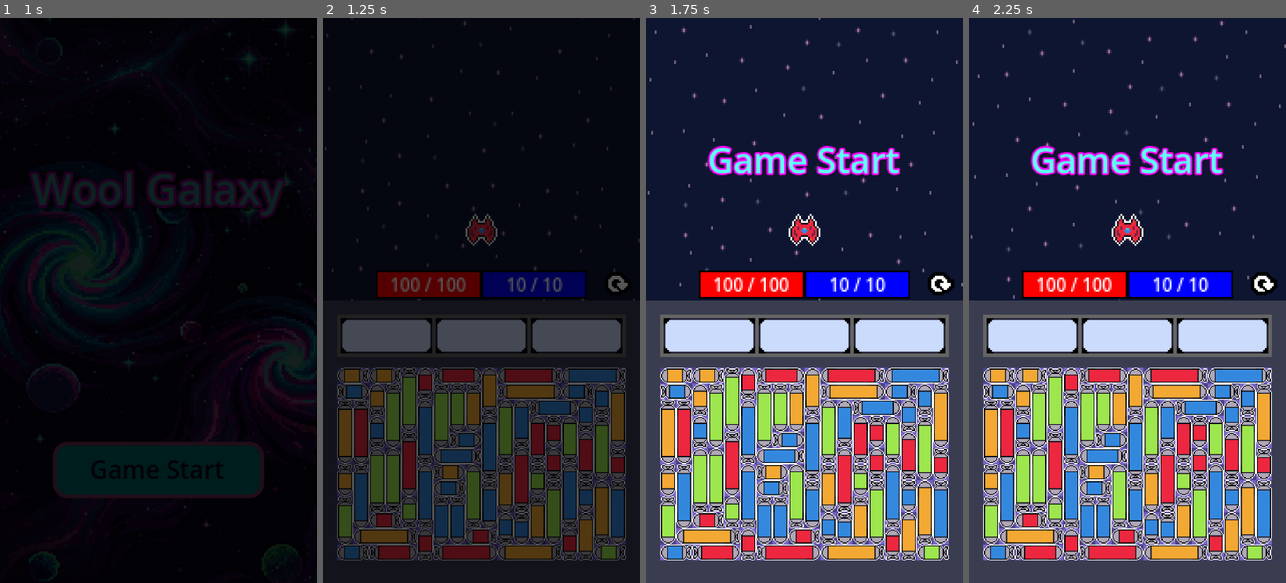
Above: before the commit, frames 1-4 (left to right).
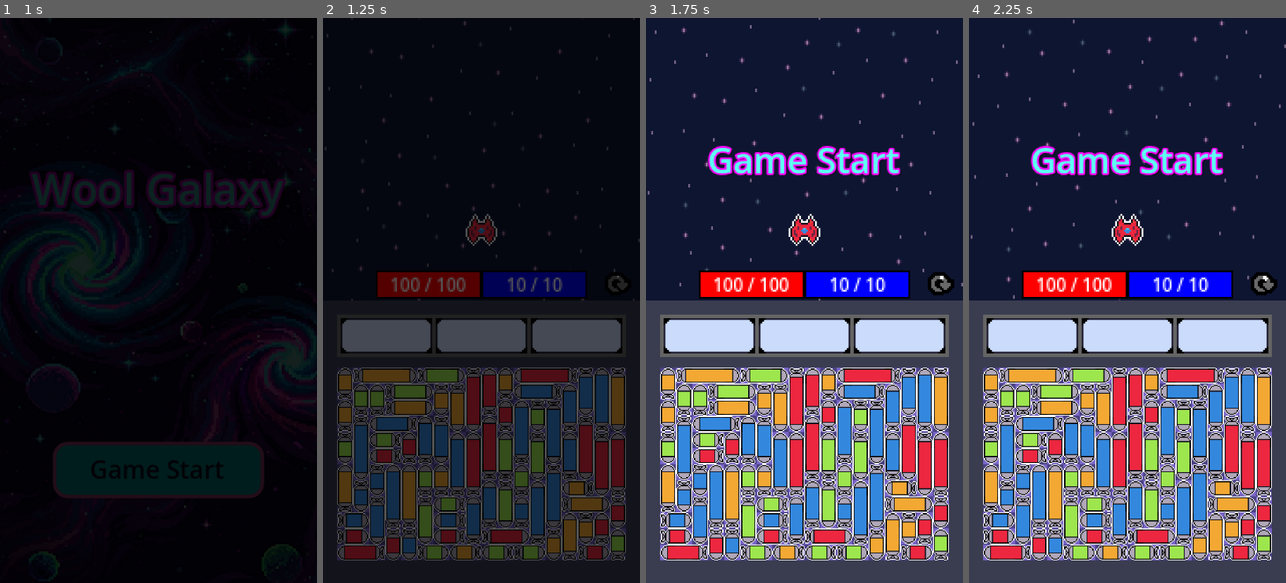
Above: after the commit, the same moments.

Repository: ZoNaDak/GalaxyPuzzleShooter_ProtoType
Game: Godot game, scene res://game/scenes/title/title_scene.tscn
The game is run twice, just before and just after one commit, with the same random seed, the same clock (stepped at 60 frames per second) and the same inputs.
Inputs (mouse positions are in pixels of both pictures, inside the frame that each line leads up to):
- Up to frame 1 (1 s): click "Game Start" at 0.5 s
- Up to frame 2 (1.25 s): no input
- Up to frame 3 (1.75 s): click (940, 283) at 1.25 s
- Up to frame 4 (2.25 s): tap Enter at 2 s; move the mouse to (1000, 373) at 2.02 s; tap 2 at 2.1 s; click (1000, 373) at 2.17 s

Frame 1 is identical in both runs. In frame 2, 22% of the frame differs, in the area x 4-97%, y 45-96%; in frame 3, 24%; in frame 4, 24%.

Commit message:
Add ResetButton Logic

Diff:
--- a/wool-galaxy-proto/game/characters/character.gd
+++ b/wool-galaxy-proto/game/characters/character.gd
@@ -43,5 +43,6 @@
 func die() -> void:
 	state = StateType.DEAD
 	visible = false
+	process_mode = Node.PROCESS_MODE_DISABLED
 
 #endregion
--- a/wool-galaxy-proto/game/scenes/main/flow/main_flow_context.gd
+++ b/wool-galaxy-proto/game/scenes/main/flow/main_flow_context.gd
@@ -9,6 +9,7 @@
 var projectile_service: ProjectileService
 var missile_slot_board: MissileSlotBoard
 var missile_puzzle_board: MissilePuzzleBoard
+var reset_button: ResetButton
 var game_start_text: Control
 var stage_clear_text: Control
 var game_over_text: Control
@@ -26,6 +27,7 @@
 	projectile_service: ProjectileService,
 	missile_slot_board: MissileSlotBoard,
 	missile_puzzle_board: MissilePuzzleBoard,
+	reset_button: ResetButton,
 	game_start_text: Control,
 	stage_clear_text: Control,
 	game_over_text: Control,
@@ -36,6 +38,7 @@
 	self.projectile_service = projectile_service
 	self.missile_slot_board = missile_slot_board
 	self.missile_puzzle_board = missile_puzzle_board
+	self.reset_button = reset_button
 	self.game_start_text = game_start_text
 	self.stage_clear_text = stage_clear_text
 	self.game_over_text = game_over_text
--- a/wool-galaxy-proto/game/scenes/main/flow/states/setup_stage_flow_state.gd
+++ b/wool-galaxy-proto/game/scenes/main/flow/states/setup_stage_flow_state.gd
@@ -22,6 +22,7 @@
 		_context.player_ui.set_cur_mp)
 	_context.player.initialize(player_callable_context)
 	_context.player_ui.initialize(_context.player.player_data)
+	_context.reset_button.initialize()
 	_context.missile_slot_board.initialize()
 
 	var missile_puzzle_callable_context := MissilePuzzleCallableContext.new()
@@ -30,7 +31,9 @@
 		_context.player.player_data.reserve_missile_slot,
 		_context.player.player_data.unreserve_missile_slot,
 		_context.player.player_data.equip_missile)
-	_context.missile_puzzle_board.initialize(missile_puzzle_callable_context)
+	_context.missile_puzzle_board.initialize(
+		_context.reset_button,
+		missile_puzzle_callable_context)
 	_context.missile_puzzle_board.set_input_enable(false)
 
 	_context.player.player_data.on_equip_missile.connect(
--- a/wool-galaxy-proto/game/scenes/main/main_scene.gd
+++ b/wool-galaxy-proto/game/scenes/main/main_scene.gd
@@ -13,7 +13,7 @@
 @export var _enemy_service: EnemyService
 @export var _projectile_service: ProjectileService
 
-@export var _reset_button: Button
+@export var _reset_button: ResetButton
 
 @export var _missile_slot_board: MissileSlotBoard
 @export var _missile_puzzle_board: MissilePuzzleBoard
@@ -51,6 +51,7 @@
 	context.initialize(_player, _player_ui,
 		_enemy_service, _projectile_service,
 		_missile_slot_board, _missile_puzzle_board,
+		_reset_button,
 		_game_start_text, _stage_clear_text, _game_over_text,
 		_stage_config)
 
--- a/wool-galaxy-proto/game/scenes/main/main_scene.tscn
+++ b/wool-galaxy-proto/game/scenes/main/main_scene.tscn
@@ -8,24 +8,10 @@
 [ext_resource type="PackedScene" uid="uid://dburoiggif5h" path="res://game/ui/missile_slot/missile_slot_board.tscn" id="3_owm1g"]
 [ext_resource type="PackedScene" uid="uid://lnqpbeq7glha" path="res://game/characters/player/player.tscn" id="3_poqg5"]
 [ext_resource type="PackedScene" uid="uid://bq76q3cjshmr0" path="res://game/ui/player_ui.tscn" id="4_i3qem"]
-[ext_resource type="Texture2D" uid="uid://ck6hx5yqbhiai" path="res://assets/art/UI/Icon/reset.png" id="4_mgx4w"]
 [ext_resource type="Script" uid="uid://bqyot2gdwdw45" path="res://game/services/enemy_service.gd" id="5_3m0lk"]
 [ext_resource type="Script" uid="uid://cnvo86l7fr8p7" path="res://game/services/projectile_service.gd" id="7_ol8lf"]
 [ext_resource type="PackedScene" uid="uid://pkqx1hawwdqv" path="res://game/ui/missile_puzzle/missile_puzzle_pieces/missile_puzzle_piece.tscn" id="9_by1y7"]
-
-[sub_resource type="StyleBoxTexture" id="StyleBoxTexture_mgx4w"]
-
-[sub_resource type="StyleBoxFlat" id="StyleBoxFlat_i3qem"]
-corner_radius_top_left = 4
-corner_radius_top_right = 4
-corner_radius_bottom_right = 4
-corner_radius_bottom_left = 4
-
-[sub_resource type="StyleBoxTexture" id="StyleBoxTexture_i3qem"]
-
-[sub_resource type="StyleBoxTexture" id="StyleBoxTexture_by1y7"]
-
-[sub_resource type="StyleBoxTexture" id="StyleBoxTexture_3m0lk"]
+[ext_resource type="PackedScene" uid="uid://csjmag1couymw" path="res://game/ui/reset_button.tscn" id="9_ol8lf"]
 
 [node name="MainScene" type="Node" node_paths=PackedStringArray("_main_flow", "_player", "_player_ui", "_enemy_service", "_projectile_service", "_reset_button", "_missile_slot_board", "_missile_puzzle_board", "_game_start_text", "_stage_clear_text", "_game_over_text")]
 script = ExtResource("1_lxwxr")
@@ -34,7 +20,7 @@
 _player_ui = NodePath("Canvas/VBoxContainer/Control/GameViewportContainer/GameViewport/CanvasLayer/Control/PlayerUI")
 _enemy_service = NodePath("Canvas/VBoxContainer/Control/GameViewportContainer/GameViewport/GameView/EnemyService")
 _projectile_service = NodePath("Canvas/VBoxContainer/Control/GameViewportContainer/GameViewport/GameView/ProjectileService")
-_reset_button = NodePath("Canvas/VBoxContainer/Control/GameViewportContainer/GameViewport/CanvasLayer/Control/Reset/ResetButton")
+_reset_button = NodePath("Canvas/VBoxContainer/Control/GameViewportContainer/GameViewport/CanvasLayer/Control/Reset")
 _missile_slot_board = NodePath("Canvas/VBoxContainer/BottomUI/MarginContainer/VBoxContainer/MissileSlotBoard")
 _missile_puzzle_board = NodePath("Canvas/VBoxContainer/BottomUI/MarginContainer/VBoxContainer/MissilePuzzleBoard")
 _game_start_text = NodePath("Canvas/VBoxContainer/Control/GameStateTextUI/MarginContainer/GameStartText")
@@ -137,44 +123,8 @@
 [node name="PlayerUI" parent="Canvas/VBoxContainer/Control/GameViewportContainer/GameViewport/CanvasLayer/Control" instance=ExtResource("4_i3qem")]
 layout_mode = 1
 
-[node name="Reset" type="Control" parent="Canvas/VBoxContainer/Control/GameViewportContainer/GameViewport/CanvasLayer/Control"]
-custom_minimum_size = Vector2(18, 18)
-layout_mode = 1
-anchors_preset = 6
-anchor_left = 1.0
-anchor_top = 0.5
-anchor_right = 1.0
-anchor_bottom = 0.5
-offset_left = -22.0
-offset_top = -9.0
-offset_right = -4.0
-offset_bottom = 9.0
-grow_horizontal = 0
-grow_vertical = 2
-
-[node name="ResetButton" type="Button" parent="Canvas/VBoxContainer/Control/GameViewportContainer/GameViewport/CanvasLayer/Control/Reset"]
-custom_minimum_size = Vector2(16, 16)
-layout_mode = 1
-anchors_preset = 8
-anchor_left = 0.5
-anchor_top = 0.5
-anchor_right = 0.5
-anchor_bottom = 0.5
-offset_left = -8.0
-offset_top = -8.0
-offset_right = 8.0
-offset_bottom = 8.0
-grow_horizontal = 2
-grow_vertical = 2
-theme_override_constants/outline_size = 0
-theme_override_constants/h_separation = 0
-theme_override_icons/icon = ExtResource("4_mgx4w")
-theme_override_styles/normal = SubResource("StyleBoxTexture_mgx4w")
-theme_override_styles/pressed = SubResource("StyleBoxFlat_i3qem")
-theme_override_styles/hover = SubResource("StyleBoxTexture_i3qem")
-theme_override_styles/disabled = SubResource("StyleBoxTexture_by1y7")
-theme_override_styles/focus = SubResource("StyleBoxTexture_3m0lk")
-icon_alignment = 1
+[node name="Reset" parent="Canvas/VBoxContainer/Control/GameViewportContainer/GameViewport/CanvasLayer/Control" instance=ExtResource("9_ol8lf")]
+layout_mode = 1
 
 [node name="GameStateTextUI" type="Control" parent="Canvas/VBoxContainer/Control"]
 anchors_preset = 0
--- a/wool-galaxy-proto/game/ui/missile_puzzle/missile_puzzle_board/missile_puzzle_board.gd
+++ b/wool-galaxy-proto/game/ui/missile_puzzle/missile_puzzle_board/missile_puzzle_board.gd
@@ -9,8 +9,10 @@
 const GRID_WIDTH := Consts.MISSILE_PUZZLE_BOARD_GRID_WIDTH
 const GRID_HEIGHT := Consts.MISSILE_PUZZLE_BOARD_GRID_HEIGHT
 
-const MAX_BACKTRACK_COUNT := 10000
-const MAX_RETRY_COUNT := 100
+const MAX_BACKTRACK_COUNT := 5000
+const MAX_RETRY_COUNT := 1000
+
+const RESET_COOLTIME = 10.0;
 
 #endregion
 
@@ -25,6 +27,9 @@
 
 var _backtrack_count := 0
 
+var _reset_button: ResetButton
+var _cur_reset_cooltime = 0.0;
+
 #region Callable
 
 var _callable_context: MissilePuzzleCallableContext
@@ -38,19 +43,33 @@
 func _ready():
 	if DebugUtils.try_center_if_root(self) \
 		or Engine.is_editor_hint():
-		initialize(MissilePuzzleCallableContext.new())
-
-func initialize(callable_context: MissilePuzzleCallableContext):
+		initialize(null, MissilePuzzleCallableContext.new())
+
+func initialize(reset_button: ResetButton,
+	callable_context: MissilePuzzleCallableContext):
 	if not Engine.is_editor_hint():
 		resized.connect(_on_resized)
 
 	_callable_context = callable_context
 
+	_cur_reset_cooltime = RESET_COOLTIME
+	_reset_button = reset_button
+	_reset_button.set_on_pressed_callable(reset_board)
+	refresh_reset_cooltime_ui()
+
 	_initialize_grid()
 	_update_layout()
 
 	if not Engine.is_editor_hint():
 		_setup_missile_puzzle_board()
+
+func _process(delta: float) -> void:
+	if Engine.is_editor_hint():
+		return
+
+	if _cur_reset_cooltime > 0:
+		_cur_reset_cooltime -= delta
+		refresh_reset_cooltime_ui()
 
 #endregion
 
@@ -274,4 +293,30 @@
 
 #endregion
 
-#endregion
+func clear_board() -> void:
+	for missile in missiles:
+		missile.queue_free()
+	missiles.clear()
+
+	for y in range(GRID_HEIGHT):
+		for x in range(GRID_WIDTH):
+			grid[y][x] = null
+
+#region Reset
+
+func reset_board() -> void:
+	LogManager.info("Reset Board", "MissilePuzzleBoard")
+	if _cur_reset_cooltime > 0:
+		return
+
+	clear_board()
+	_setup_missile_puzzle_board()
+	_cur_reset_cooltime = RESET_COOLTIME
+	refresh_reset_cooltime_ui()
+
+func refresh_reset_cooltime_ui() -> void:
+	_reset_button.set_cooltime_value(_cur_reset_cooltime / RESET_COOLTIME)
+
+#endregion
+
+#endregion
--- /dev/null
+++ b/wool-galaxy-proto/game/ui/reset_button.gd
@@ -0,0 +1,47 @@
+# reset_button.gd
+class_name ResetButton
+
+extends Control
+
+#region Variables
+
+@export var _button: Button
+@export var _cooltime_ui: TextureProgressBar
+
+#region Callable
+
+var _on_pressed_callable: Callable
+
+#endregion
+
+#endregion
+
+#region Lifecycle
+
+func initialize() -> void:
+	_cooltime_ui.value = 0
+	pass
+
+#endregion
+
+#region Signal Handlers
+
+func _on_pressed() -> void:
+	if not _on_pressed_callable.is_valid():
+		return
+
+	_on_pressed_callable.call()
+
+#endregion
+
+#region Methods
+
+func set_on_pressed_callable(callable: Callable) -> void:
+	_on_pressed_callable = callable
+
+func set_cooltime_value(value: float) -> void:
+	value *= 100.0
+	LogManager.info("set_cooltime_value : %f" % value, "ResetButton")
+	_cooltime_ui.value = value
+
+#endregion
--- /dev/null
+++ b/wool-galaxy-proto/game/ui/reset_button.tscn
@@ -0,0 +1,84 @@
+[gd_scene load_steps=10 format=3 uid="uid://csjmag1couymw"]
+
+[ext_resource type="Script" uid="uid://bvcsvi0t4kiir" path="res://game/ui/reset_button.gd" id="1_0skhn"]
+[ext_resource type="Texture2D" uid="uid://ck6hx5yqbhiai" path="res://assets/art/UI/Icon/reset.png" id="2_ttdfb"]
+
+[sub_resource type="StyleBoxTexture" id="StyleBoxTexture_mgx4w"]
+
+[sub_resource type="StyleBoxFlat" id="StyleBoxFlat_i3qem"]
+corner_radius_top_left = 4
+corner_radius_top_right = 4
+corner_radius_bottom_right = 4
+corner_radius_bottom_left = 4
+
+[sub_resource type="StyleBoxTexture" id="StyleBoxTexture_i3qem"]
+
+[sub_resource type="StyleBoxTexture" id="StyleBoxTexture_by1y7"]
+
+[sub_resource type="StyleBoxTexture" id="StyleBoxTexture_3m0lk"]
+
+[sub_resource type="Gradient" id="Gradient_5rpap"]
+colors = PackedColorArray(0, 0, 0, 0.5882353, 1, 1, 1, 1)
+
+[sub_resource type="GradientTexture2D" id="GradientTexture2D_e4hk6"]
+gradient = SubResource("Gradient_5rpap")
+width = 16
+height = 16
+fill_to = Vector2(0, 0)
+
+[node name="Reset" type="Control" node_paths=PackedStringArray("_button", "_cooltime_ui")]
+custom_minimum_size = Vector2(18, 18)
+layout_mode = 3
+anchors_preset = 6
+anchor_left = 1.0
+anchor_top = 0.5
+anchor_right = 1.0
+anchor_bottom = 0.5
+offset_left = -22.0
+offset_top = -9.0
+offset_right = -4.0
+offset_bottom = 9.0
+grow_horizontal = 0
+grow_vertical = 2
+script = ExtResource("1_0skhn")
+_button = NodePath("ResetButton")
+_cooltime_ui = NodePath("ResetButton/TextureProgressBar")
+
+[node name="ResetButton" type="Button" parent="."]
+clip_children = 2
+custom_minimum_size = Vector2(16, 16)
+layout_mode = 1
+anchors_preset = 8
+anchor_left = 0.5
+anchor_top = 0.5
+anchor_right = 0.5
+anchor_bottom = 0.5
+offset_left = -8.0
+offset_top = -8.0
+offset_right = 8.0
+offset_bottom = 8.0
+grow_horizontal = 2
+grow_vertical = 2
+theme_override_constants/outline_size = 0
+theme_override_constants/h_separation = 0
+theme_override_icons/icon = ExtResource("2_ttdfb")
+theme_override_styles/normal = SubResource("StyleBoxTexture_mgx4w")
+theme_override_styles/pressed = SubResource("StyleBoxFlat_i3qem")
+theme_override_styles/hover = SubResource("StyleBoxTexture_i3qem")
+theme_override_styles/disabled = SubResource("StyleBoxTexture_by1y7")
+theme_override_styles/focus = SubResource("StyleBoxTexture_3m0lk")
+icon_alignment = 1
+
+[node name="TextureProgressBar" type="TextureProgressBar" parent="ResetButton"]
+visibility_layer = 3
+layout_mode = 1
+anchors_preset = 15
+anchor_right = 1.0
+anchor_bottom = 1.0
+grow_horizontal = 2
+grow_vertical = 2
+value = 100.0
+fill_mode = 5
+texture_progress = SubResource("GradientTexture2D_e4hk6")
+
+[connection signal="pressed" from="ResetButton" to="." method="_on_pressed"]
Not shown: 1 places in wool-galaxy-proto/game/scenes/main/main_scene.tscn that only renumber resources
Not shown, added: wool-galaxy-proto/game/ui/reset_button.gd.uid
